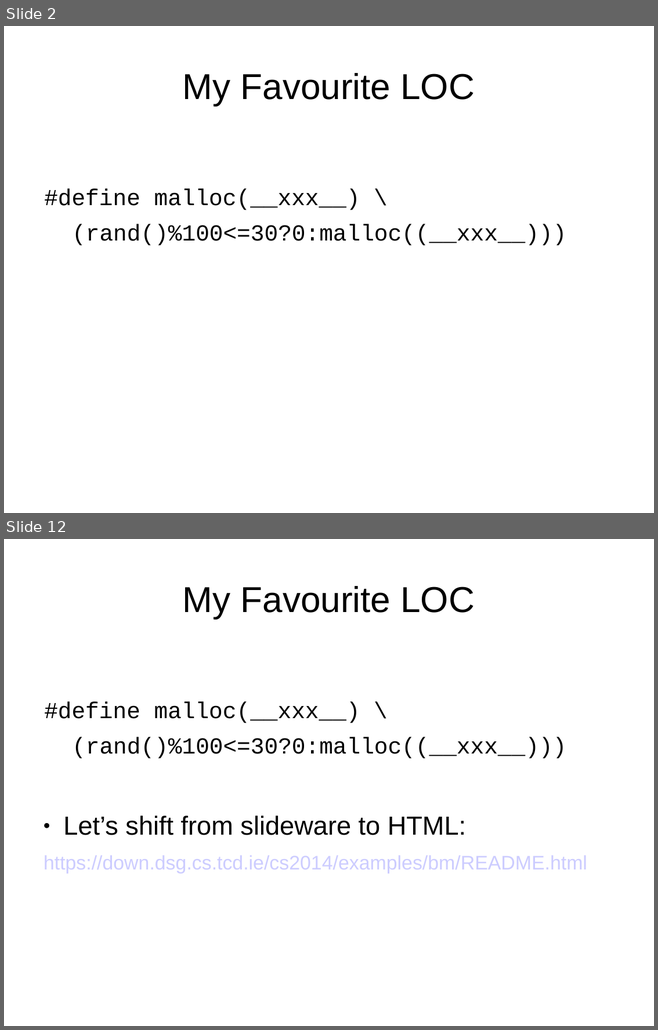
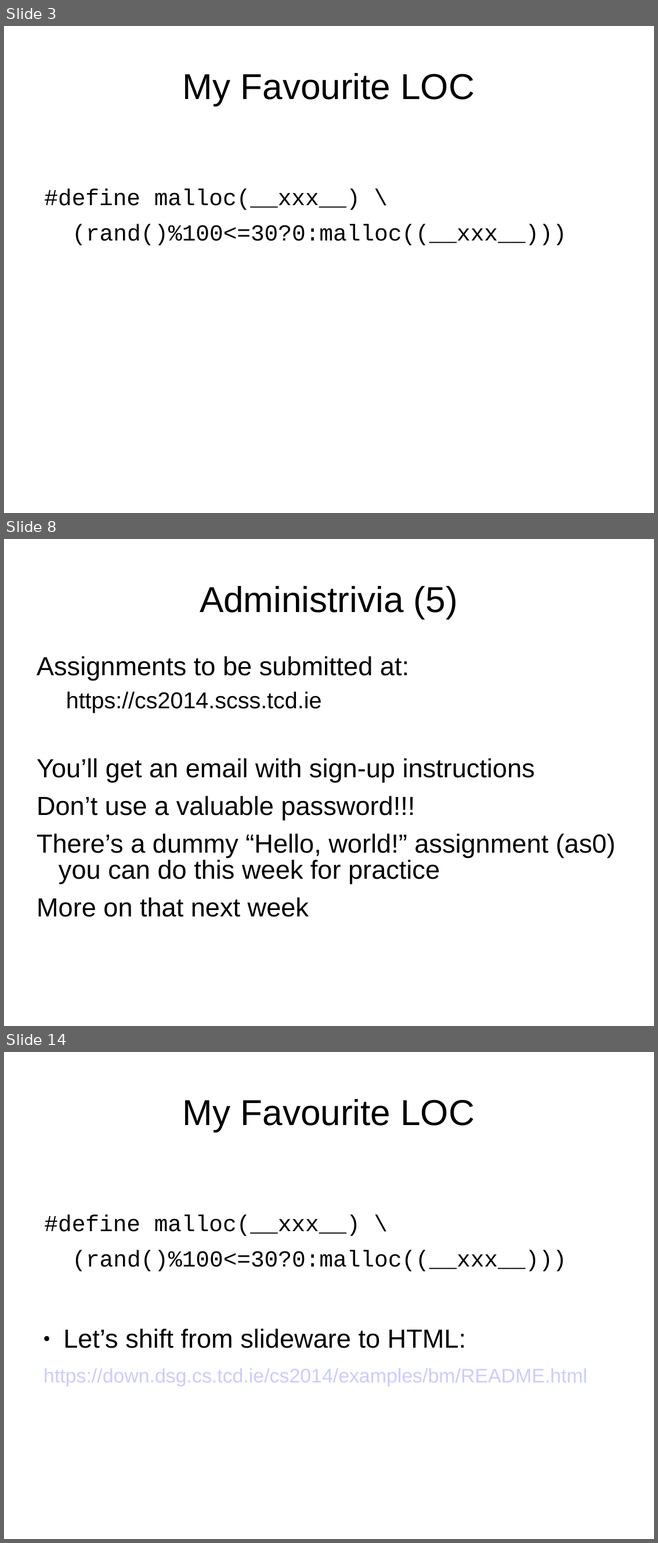
Before and after one commit to sftcd/cs2014, a slide deck: lectures/intro.ppt. Shown one above the other, each under a label of ours: slides 2 and 12 before the commit, slides 3, 8 and 14 after it; the slides between them are not shown. The pictures are 658x1030 and 658x1543 pixels, drawn with LibreOffice and Linux fonts; fonts in the diff are those of the drawing. Boxes give left, top, right and bottom in pixels: in the first picture for what was removed or moved away, otherwise in the second. Text is boxed around its words. In the diff, an @@ line names an element or a change of style, - is before the commit and + after.

```diff
--- a/lectures/intro.ppt
+++ b/lectures/intro.ppt
@@ slide 8 added at [4,539,654,1026], background #FFFFFF @@
@@ title added at [199,586,458,618], 44 pt, text #000000 @@
+Administrivia (5)
@@ text added at [36,656,615,917], 32 pt, text #000000 @@
+Assignments to be submitted at:
+  https://cs2014.scss.tcd.ie
+You’ll get an email with sign-up instructions
+Don’t use a valuable password!!!
+There’s a dummy “Hello, world!” assignment (as0) you can do this week for practice
+More on that next week
@@ what was slide 2 is now slide 3 @@
@@ what was slide 12 is now slide 14 @@
```
Also in this commit, not shown: 3 slides changed, 1 other slide added, 9 other files.
